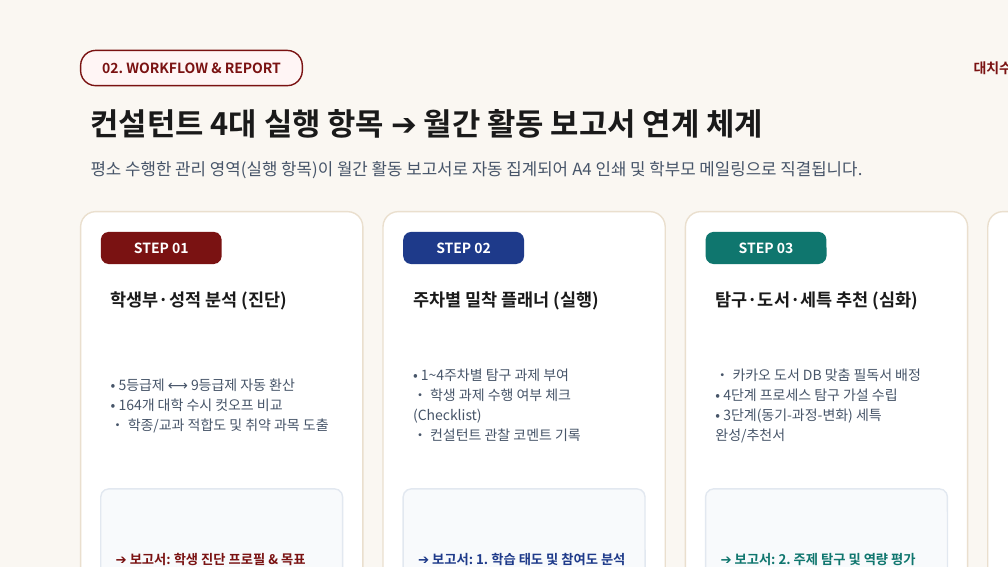
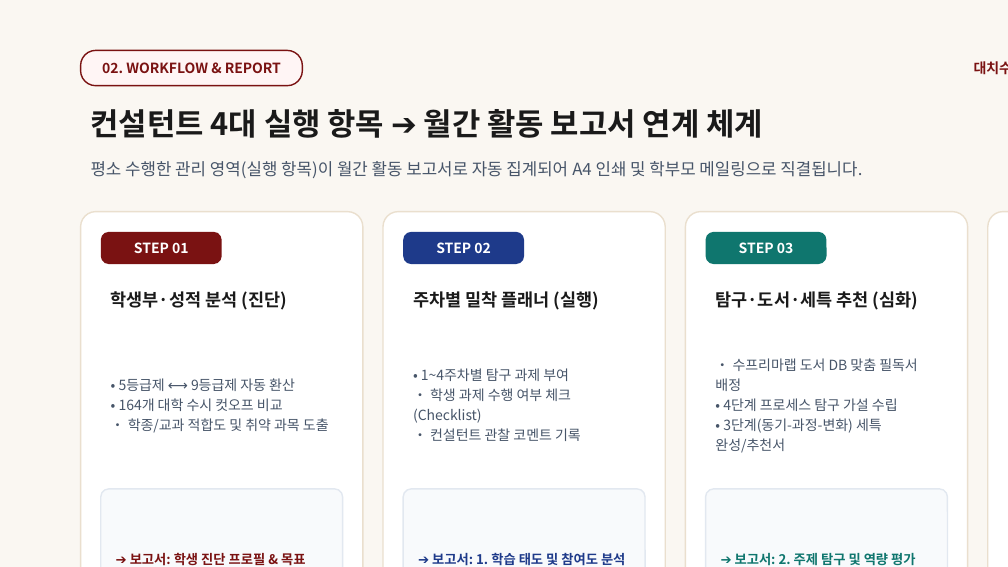
Before and after one commit to ipsicreator/consultant-app, a slide deck: slide 3 of public/guides/대치수프리마_관리자홈_전메뉴_사용매뉴얼_및_운영가이드.pptx. Drawn at 1008x567 pixels with LibreOffice and Linux fonts; fonts in the diff are those of the drawing. Boxes give left, top, right and bottom in pixels: in the first picture for what was removed or moved away, otherwise in the second. Text is boxed around its words. In the diff, an @@ line names an element or a change of style, - is before the commit and + after.

Commit message:
refactor: 도서 DB 브랜드 표기 일원화 (카카오 ➔ 수프리마랩 도서 DB)

```diff
--- a/public/guides/대치수프리마_관리자홈_전메뉴_사용매뉴얼_및_운영가이드.pptx
+++ b/public/guides/대치수프리마_관리자홈_전메뉴_사용매뉴얼_및_운영가이드.pptx
@@ text at (715,358,918,391): text changed @@
-• 카카오 도서 DB 맞춤 필독서 배정
+• 수프리마랩 도서 DB 맞춤 필독서 배정
```
Also in this commit, not shown: 2 other slides changed, 15 other files.
